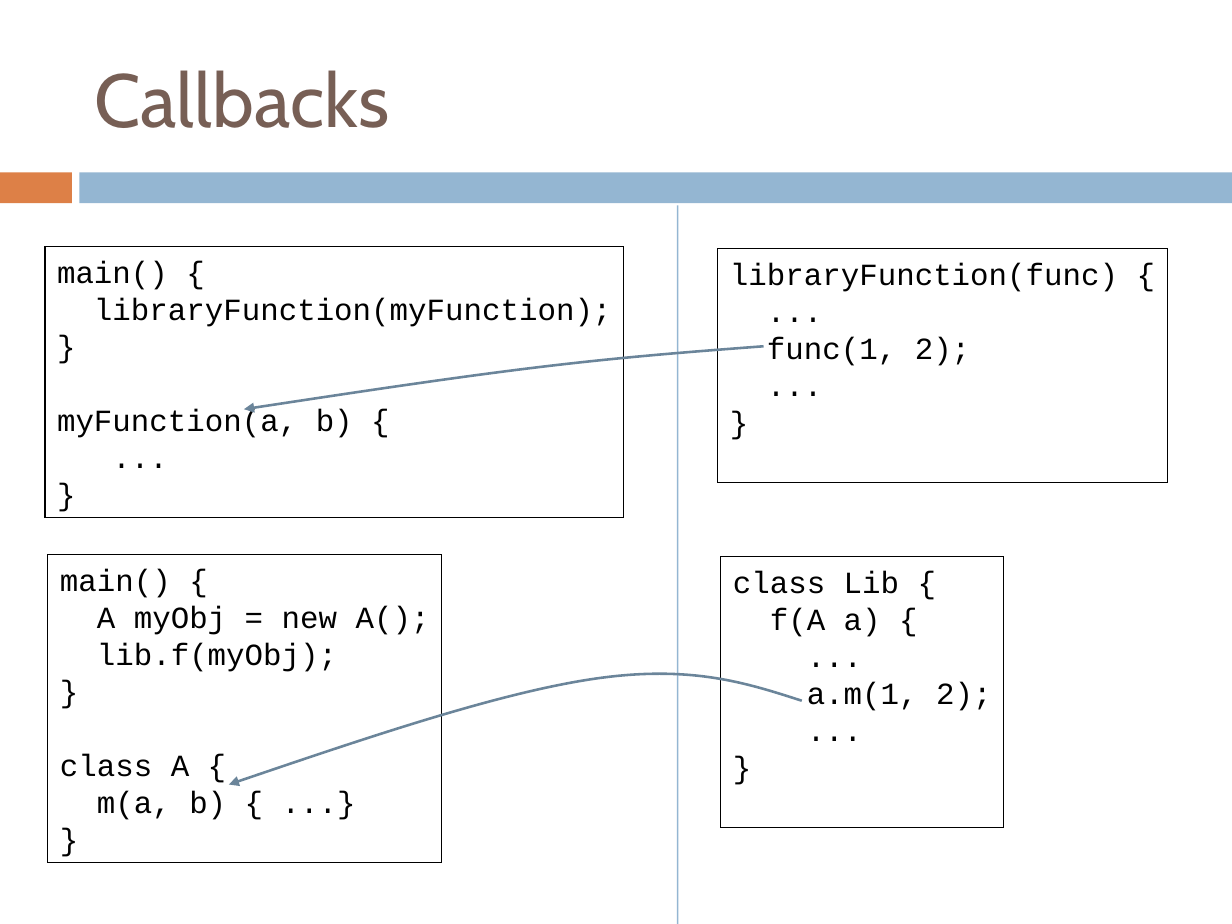
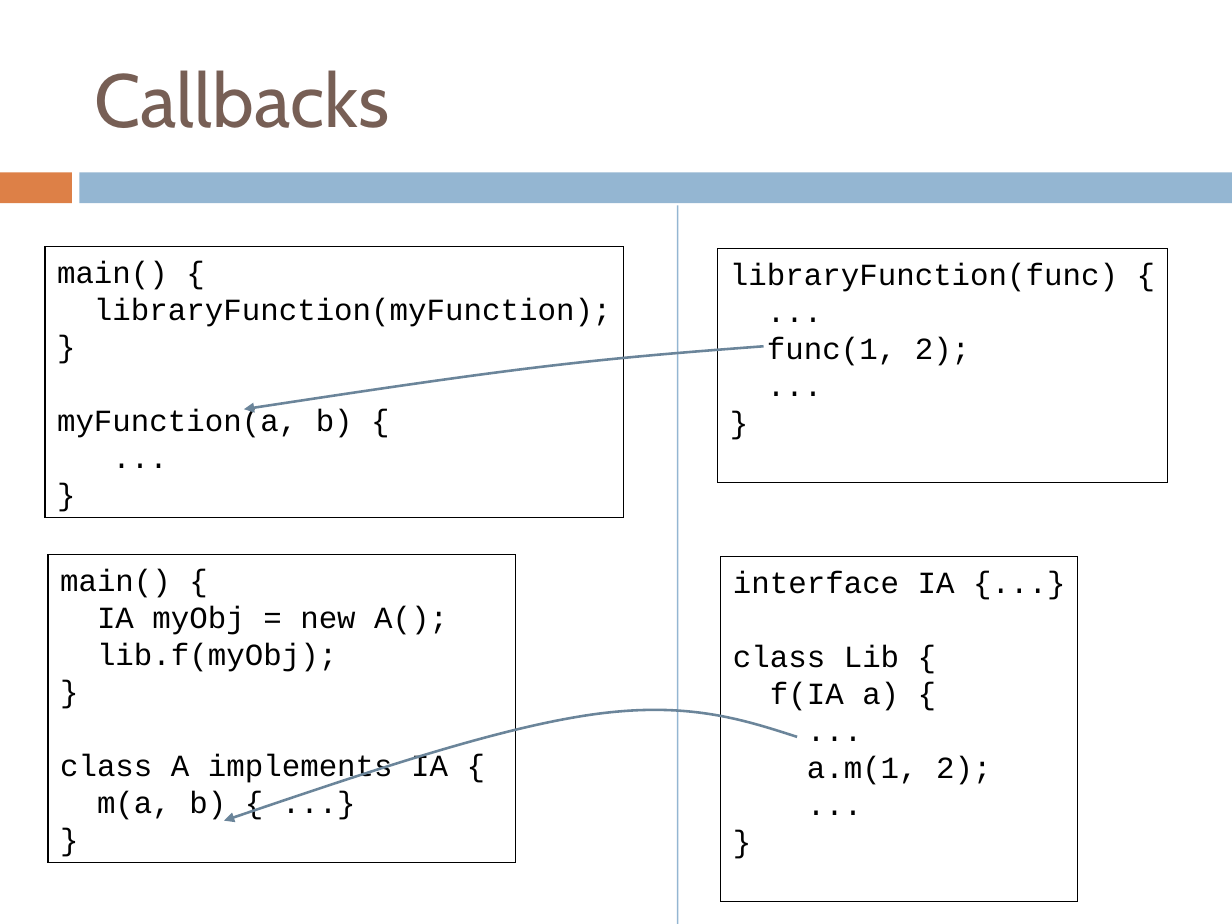
Before and after one commit to crista/EPS-slides, a slide deck: slide 6 of EPS-OOP-Frameworks.ppt. Drawn at 1232x924 pixels with LibreOffice and Linux fonts; fonts in the diff are those of the drawing. Boxes give left, top, right and bottom in pixels: in the first picture for what was removed or moved away, otherwise in the second. Text is boxed around its words. In the diff, an @@ line names an element or a change of style, - is before the commit and + after.

```diff
--- a/EPS-OOP-Frameworks.ppt
+++ b/EPS-OOP-Frameworks.ppt
@@ rectangle "main() {": place and size @@
-rectangle "main() {" at (48,554,442,862)
+rectangle "main() {" at (48,554,516,862)
@@ rectangle "interface IA {...}": place and size @@
-rectangle "interface IA {...}" at (721,557,1004,828)
+rectangle "interface IA {...}" at (721,557,1078,902)
@@ text in rectangle at (733,571,955,594): paragraph added @@
+interface IA {...}
@@ text in rectangle at (97,606,448,635): text changed @@
-A myObj = new A();
+IA myObj = new A();
@@ text in rectangle at (770,682,899,711): text changed @@
-f(A a) {
+f(IA a) {
@@ freeform shape: place and size @@
-freeform shape at (229,674,802,785)
+freeform shape at (224,710,797,821)
@@ text in rectangle at (60,754,448,785): text changed @@
-class A {
+class A implements IA {
```
Also in this commit, not shown: 1 other slide changed, 3 slides added, 2 other files.
